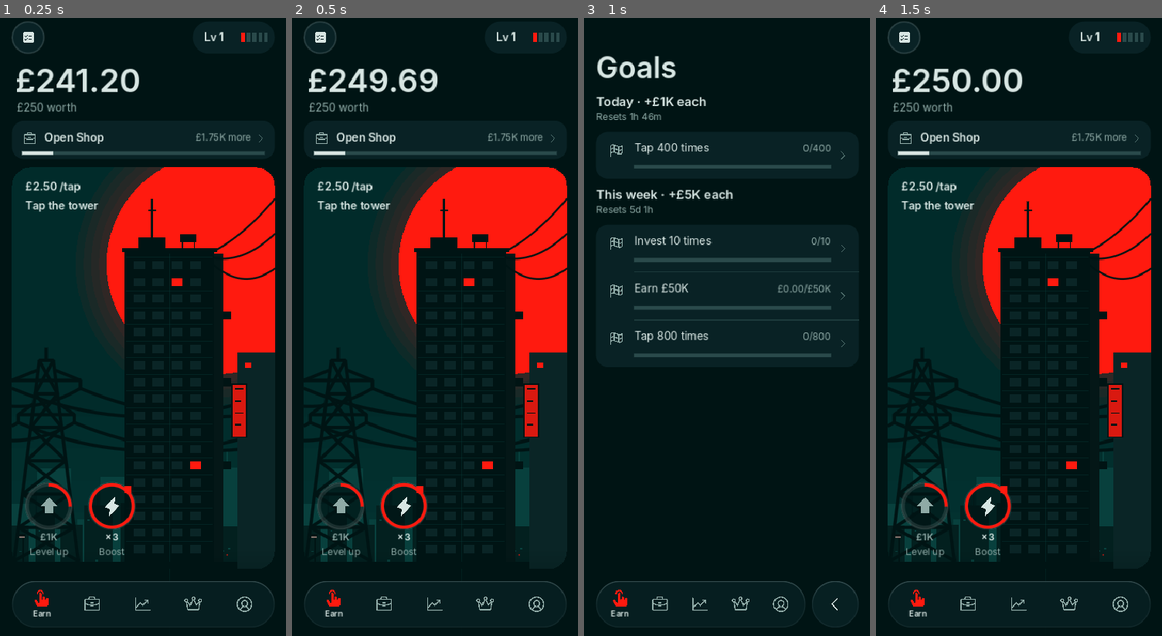
Above: before the commit, frames 1-4 (left to right).
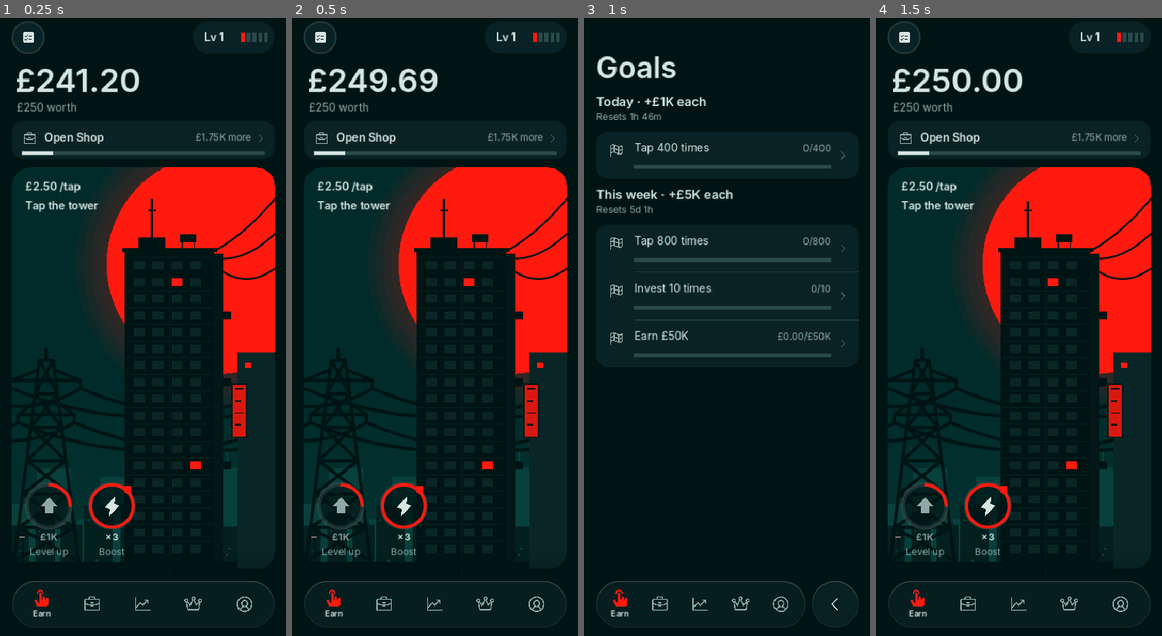
Above: after the commit, the same moments.

Repository: ytjustjosh17-cpu/MCG
Game: Godot game, scene res://scenes/main.tscn
Two runs of this game, one before a commit and one after it. Both use one fixed random seed, a clock stepped at 60 frames per second and the inputs below.
Inputs (mouse positions are in pixels of both pictures, inside the frame that each line leads up to):
- Up to frame 1 (0.25 s): no input
- Up to frame 2 (0.5 s): no input
- Up to frame 3 (1 s): click (612, 36) at 0.5 s
- Up to frame 4 (1.5 s): click "Tap 400 times" at 1.25 s

Frames 1-2 are identical in both runs. In frame 3, 1.1% of the frame differs, in the area x 17-87%, y 35-53%; in frame 4, nothing differs.

Commit message:
Crypto mining, three new coins, mining news, fairer coin market (save v9)
- Mining: buy rigs for any coin; they mine it all the time, even while
  away (up to 8 h). Rig prices climb x1.3 across all coins, 40 max.
  All mining together pays at most 8% of income. Coin page has a Mine card.
- New coins Volt, Quartz and Halo (added at the end; old saves get prices
  and a back history for them).
- Mining news can speed a coin's mining up or slow it down for a few days.
- New market test (CI runs it): returns after crash news, pump news and
  big dips vs normal. It caught a 12% bounce after dips caused by coins'
  pull back to a home price; that pull is gone and coins move a bit calmer.
- A reset keeps the live market, so reset then restore can't re-roll prices.
- Trader bots: news -£230M, hold -£748M, dip +£497M by day 30 (tiny next
  to net worth, no faster). Robot seeds 7/99: 25% day 8.9, 50% day
  19.3/20.5, 90% day 40.8/40.3. First milestone moved to 5 units.

Co-Authored-By: Claude Opus 5.5 <noreply@anthropic.com>
Claude-Session: https://claude.ai/code/session_01G43aEuqkjUy83khniNYyKE

Diff:
--- a/game/scripts/asset_detail.gd
+++ b/game/scripts/asset_detail.gd
@@ -21,6 +21,10 @@
 var _stake_info: Label
 var _stake_btn: Button
 var _unstake_btn: Button
+var _rigs_l: Label
+var _mine_l: Label
+var _rig_btn: Button
+var _mine_note: Label
 var _hi: Label
 var _lo: Label
 var _news_box: VBoxContainer
@@ -119,6 +123,17 @@
 		sh.add_child(_unstake_btn)
 		_stake_btn = button("Lock", false, _on_stake)
 		sh.add_child(_stake_btn)
+		# Mining: rigs that mine this coin all the time, even while away (up to 8 h).
+		section("Mine")
+		_mine_note = UI.label("", 13, UI.SUB)
+		_mine_note.autowrap_mode = TextServer.AUTOWRAP_WORD_SMART
+		body.add_child(_mine_note)
+		var mc := card()
+		_rigs_l = _line(mc, "Rigs")
+		separator(mc)
+		_mine_l = _line(mc, "Mines")
+		_rig_btn = button("Buy rig", true, _on_rig)
+		body.add_child(_rig_btn)
 	else:
 		section("Stats")
 		var st := card()
@@ -228,6 +243,23 @@
 		Page.set_enabled(_unstake_btn, locked > 0.0 and left <= 0.0, false)
 		_stake_btn.modulate.a = 1.0 if free > 0.0 else 0.4
 		_unstake_btn.modulate.a = 1.0 if locked > 0.0 and left <= 0.0 else 0.4
+		var nr := Game.rig_count(sym)
+		_rigs_l.text = "%d  (%d / %d in all)" % [nr, Game.rigs_total(), Data.RIG_MAX]
+		var mph := Game.mine_per_hour(sym)
+		_mine_l.text = ("%s %s /h · %s" % [qty_text(mph), sym, Game.money_short(mph * Game.price(sym))]) if nr > 0 else "Nothing yet"
+		var eff := float(Game.mine_eff.get(sym, 1.0))
+		var notes: Array = ["Mined coins land in your wallet, even while away (up to 8 h)."]
+		if absf(eff - 1.0) > 0.02:
+			notes.append("Mining speed ×%.2f from news." % eff)
+		if Game.mining_capped():
+			notes.append("All mining is capped at %d%% of your income." % int(Data.MINE_CAP * 100.0))
+		_mine_note.text = " ".join(notes)
+		if Game.rigs_total() >= Data.RIG_MAX:
+			_rig_btn.text = "All rigs bought"
+			Page.set_enabled(_rig_btn, false)
+		else:
+			_rig_btn.text = "Buy rig · " + Game.money_short(Game.rig_price())
+			Page.set_enabled(_rig_btn, Game.cash >= Game.rig_price())
 	Page.set_enabled(_sell, free > 0.0, false)
 	_sell.modulate.a = 1.0 if free > 0.0 else 0.4
 	var news_n := int(Game.counters.get("news_total", 0))
@@ -315,6 +347,19 @@
 	Kit.sheet("Lock " + sym, "Earns %.2f%% a day.\nLocked 24 h." % (Game.stake_rate(sym) * 2400.0), actions)
 
 
+func _on_rig() -> void:
+	if Game.buy_rig(sym):
+		Kit.haptic("success")
+		Motion.pop(_rigs_l, 1.1)
+		Kit.toast("Rig mining %s" % sym, true)
+		Game.flush_changes()
+	else:
+		Kit.haptic("error")
+		Motion.shake(_rig_btn)
+		if Game.rigs_total() < Data.RIG_MAX:
+			Kit.toast("Need %s more" % Game.money_short(Game.rig_price() - Game.cash))
+
+
 func _on_unstake() -> void:
 	if Game.unstake(sym):
 		Kit.haptic("success")
--- a/game/scripts/data.gd
+++ b/game/scripts/data.gd
@@ -100,8 +100,20 @@
 	["TDE", "Tide", 9.12, 0.015, 0.0006], ["EMB", "Ember", 0.0042, 0.03, 0.0015],
 	["NVA", "Nova", 1.84, 0.02, 0.001], ["PBL", "Pebble", 0.31, 0.022, 0.001],
 	["GLT", "Glint", 640.0, 0.012, 0.0005], ["DRF", "Drift", 0.0009, 0.035, 0.002],
+	# 1.1: new coins go at the end so old saves line up.
+	["VLT", "Volt", 12.4, 0.02, 0.0009], ["QRT", "Quartz", 0.56, 0.024, 0.0011],
+	["HLO", "Halo", 88.0, 0.014, 0.0006],
 ]
 const STAKE_LOCK_H := 24.0
+# Mining (1.1): buy rigs for a coin; they mine that coin all the time.
+# Rig prices climb across ALL coins (spreading out doesn't dodge it).
+const RIG_BASE := 25000.0
+const RIG_GROWTH := 1.3
+const RIG_MAX := 40              # rigs in total
+const MINE_YIELD := 0.018        # a rig mines 1.8% of its price per hour, at the coin's base price
+const MINE_CAP := 0.08           # all mining together pays at most 8% of hourly income
+const NEWS_MINE_UP := ["%s network upgrade speeds up mining", "Cheap power boosts %s miners"]
+const NEWS_MINE_DOWN := ["%s halving cuts mining rewards", "%s miners hit by power costs"]
 
 # ---- market news ---------------------------------------------------------
 const NEWS_STOCK_UP := ["%s wins a big contract", "%s profits beat forecasts", "%s reports record sales", "%s expands overseas"]
@@ -151,7 +163,7 @@
 # ---- managers ------------------------------------------------------------
 # ---- milestones and synergies (v1.1) ----------------------------------------
 # Owning this many units of one company multiplies its income (they stack).
-const MILESTONES := [[10, 1.1], [25, 1.15], [50, 1.25]]
+const MILESTONES := [[5, 1.1], [25, 1.15], [50, 1.25]]
 # One-off upgrades: when one company reaches a stage, it can boost another.
 # id, name, source company, source stage, target company, income multiplier, cost
 const SYNERGIES := [
--- a/game/scripts/game_state.gd
+++ b/game/scripts/game_state.gd
@@ -16,7 +16,7 @@
 const SAVE_PATH := "user://save.json"
 const SAVE_TMP := "user://save.json.tmp"
 const SAVE_BAK := "user://save.json.bak"
-const SAVE_VERSION := 8
+const SAVE_VERSION := 9
 const CHANGE_EVERY_S := 0.1
 const BOOST_MULT := 3.0
 const BOOST_LEN_S := 60.0
@@ -59,6 +59,8 @@
 var items := {}        # "col:index" -> true
 var mergers := {}      # id -> true
 var synergies := {}    # id -> true (v8)
+var rigs := {}         # coin -> {n: rigs, hash: cash paid for them} (v9)
+var mine_eff := {}     # coin -> mining speed from news, 1.0 = normal (v9)
 var achieved := {}     # id -> true
 var counters := {}     # name -> number
 var daily := {}        # {day, tasks: [{id, text, goal, progress, reward, done}]}
@@ -92,6 +94,7 @@
 var last_sun := ""        # "cash", "frenzy" or "rush"
 var last_tap_crit := false
 var _tap_rng := RandomNumberGenerator.new()   # own stream, so markets stay on their seed
+var _news_rng := RandomNumberGenerator.new()  # mining news, likewise
 
 # ---- runtime -------------------------------------------------------------
 var sim_time := -1.0   # set by the pacing simulator
@@ -113,6 +116,7 @@
 func _ready() -> void:
 	process_mode = Node.PROCESS_MODE_ALWAYS
 	_tap_rng.randomize()
+	_news_rng.randomize()
 	_achievements = _build_achievements()
 	load_game()
 
@@ -754,6 +758,77 @@
 		v += stake_earn_per_hour(sym)
 	return v
 
+# ---- mining ----------------------------------------------------------------
+
+func rigs_total() -> int:
+	var n := 0
+	for k in rigs.keys():
+		n += int(rigs[k].get("n", 0))
+	return n
+
+
+func rig_price() -> float:
+	## The next rig, for any coin. Climbs with every rig you own.
+	return Data.RIG_BASE * pow(Data.RIG_GROWTH, rigs_total())
+
+
+func rig_count(sym: String) -> int:
+	return int(rigs.get(sym, {}).get("n", 0))
+
+
+func buy_rig(sym: String) -> bool:
+	if _coin(sym).is_empty() or rigs_total() >= Data.RIG_MAX:
+		return false
+	var p := rig_price()
+	if cash < p:
+		return false
+	cash -= p
+	var r: Dictionary = rigs.get(sym, {"n": 0, "hash": 0.0})
+	r["n"] = int(r["n"]) + 1
+	r["hash"] = float(r["hash"]) + p
+	rigs[sym] = r
+	if not coins.has(sym):
+		coins[sym] = {"qty": 0.0, "cost": 0.0}
+	_bump("rigs_bought")
+	GameLog.info("invest", "Mining rig for %s (%s)" % [sym, money(p)])
+	recalc()
+	return true
+
+
+func _mine_raw(sym: String) -> float:
+	## Coins per hour before the cap.
+	var c := _coin(sym)
+	if c.is_empty() or not rigs.has(sym):
+		return 0.0
+	return float(rigs[sym].get("hash", 0.0)) * Data.MINE_YIELD * float(mine_eff.get(sym, 1.0)) / float(c[2])
+
+
+func _mine_scale() -> float:
+	## Mining pays at most MINE_CAP of hourly income across all coins together.
+	var raw := 0.0
+	for k in rigs.keys():
+		raw += _mine_raw(k) * price(k)
+	if raw <= 0.0:
+		return 1.0
+	return minf(1.0, maxf(income_per_hour, 1000.0) * Data.MINE_CAP / raw)
+
+
+func mine_per_hour(sym: String) -> float:
+	## Coins this coin's rigs mine per hour, after the cap.
+	return _mine_raw(sym) * _mine_scale()
+
+
+func mining_value_per_hour() -> float:
+	var v := 0.0
+	for k in rigs.keys():
+		v += mine_per_hour(k) * price(k)
+	return v
+
+
+func mining_capped() -> bool:
+	return _mine_scale() < 0.999
+
+
 func avg_price(book: Dictionary, sym: String) -> float:
 	if not book.has(sym):
 		return 0.0
@@ -887,15 +962,17 @@
 		# Coins wander in boom and bust phases that change every few hours.
 		if not trends.has(sym) or randf() < m / 180.0:
 			trends[sym] = randfn(0.0, 0.0002)
-		var f_log := float(fair_log.get(sym, log(float(c[2])))) + float(trends[sym]) * m + randfn(0.0, float(c[3]) * 0.3 * sqrt(m))
-		# Only a very slow pull home (weeks), and hard limits so a coin can't
-		# run off to nothing or to the moon.
+		var f_log := float(fair_log.get(sym, log(float(c[2])))) + float(trends[sym]) * m + randfn(0.0, float(c[3]) * 0.2 * sqrt(m))
+		# No pull back home (1.1): any pull made dips bounce, which the market
+		# test caught. Coins wander freely within wide limits (x20 either way).
 		var anchor := log(float(c[2])) + float(coin_shift.get(sym, 0.0))
-		f_log = lerpf(f_log, anchor, 0.00002 * m)
 		fair_log[sym] = clampf(f_log, anchor - 3.0, anchor + 3.0)
 		coin_shift[sym] = float(coin_shift.get(sym, 0.0)) * pow(0.99995, m)
 		var fair := exp(float(fair_log[sym]))
 		_step(sym, fair, follow, float(c[3]) * 0.03 * sqrt(m))
+	for k in mine_eff.keys():
+		# Mining news wears off over about two days.
+		mine_eff[k] = 1.0 + (float(mine_eff[k]) - 1.0) * pow(0.9995, m)
 	if randf() < m / Data.NEWS_EVERY_MIN:
 		_news_event()
 
@@ -978,6 +1055,17 @@
 				prices[st[0]] = price(st[0]) * f
 		var tmpl: Array = Data.NEWS_SECTOR_UP if up else Data.NEWS_SECTOR_DOWN
 		item = {"text": tmpl[randi() % tmpl.size()] % sec, "sym": sec}
+	elif r < 0.85 and not rigs.is_empty() and _news_rng.randf() < 0.5:
+		# Mining news: a coin's mining speeds up or slows down for a while.
+		var keys := rigs.keys()
+		var ms: String = keys[_news_rng.randi() % keys.size()]
+		var mup := _news_rng.randf() < 0.5
+		var eff := float(mine_eff.get(ms, 1.0)) * (1.5 if mup else 0.5)
+		mine_eff[ms] = clampf(eff, 0.25, 2.0)
+		f = 1.0
+		sym = ms
+		var mt: Array = Data.NEWS_MINE_UP if mup else Data.NEWS_MINE_DOWN
+		item = {"text": mt[_news_rng.randi() % mt.size()] % _coin(ms)[1], "sym": ms, "mine": mup}
 	else:
 		var c: Array = Data.COINS[randi() % Data.COINS.size()]
 		var up := randf() < 0.5
@@ -1027,6 +1115,23 @@
 		_quiet = false
 		news.clear()
 		_end_on(saved)
+	# A coin or share added in an update gets its own believable back history,
+	# so its charts aren't empty on an old save.
+	var rng := RandomNumberGenerator.new()
+	rng.seed = 909
+	for list in [Data.STOCKS, Data.COINS]:
+		for a in list:
+			var sym: String = a[0]
+			if hist_h.has(sym) and not (hist_h[sym] as Array).is_empty():
+				continue
+			var vol: float = float(a[3]) * 0.2 if list == Data.COINS else 0.006
+			for spec in [[price_hist, MARKET_HIST, 1.0], [hist_q, HIST_Q, 15.0], [hist_h, HIST_H, 60.0]]:
+				var arr: Array = []
+				var lp := log(price(sym))
+				for i in int(spec[1]):
+					arr.push_front(_sig(exp(lp)))
+					lp += rng.randfn(0.0, vol * sqrt(float(spec[2])))
+				(spec[0] as Dictionary)[sym] = arr
 
 
 func _end_on(saved: Dictionary) -> void:
@@ -1865,6 +1970,7 @@
 	ibost_until = keep_ib
 	var gained := base * capped / 3600.0 + biz_base * ib_part / 3600.0
 	var exp0 := int(counters.get("expansions", 0))
+	var mined0 := float(counters.get("mined_value", 0.0))
 	var pay0 := payouts.size()
 	advance(s, false)
 	recalc()
@@ -1878,6 +1984,9 @@
 		away_notes.append("%d expansion%s done" % [done, "" if done == 1 else "s"])
 	if pay0 > payouts.size():
 		away_notes.append("Rush orders paid")
+	var mined := float(counters.get("mined_value", 0.0)) - mined0
+	if mined >= 1.0:
+		away_notes.append("Mined %s of crypto" % money_short(mined))
 	if s > Data.OFFLINE_CAP_H * 3600.0:
 		away_notes.append("Capped at %d h" % int(Data.OFFLINE_CAP_H))
 	away_unseen = s >= 600.0 and away_earned >= 1.0
@@ -1901,7 +2010,14 @@
 
 
 func _accrue(dt: float) -> void:
-	## Dividends earned so far and staking rewards (paid in coins).
+	## Dividends earned so far, staking rewards and mining (both paid in coins).
+	for sym in rigs.keys():
+		var got := mine_per_hour(sym) * dt / 3600.0
+		if got > 0.0:
+			if not coins.has(sym):
+				coins[sym] = {"qty": 0.0, "cost": 0.0}
+			coins[sym]["qty"] = holding(coins, sym) + got
+			counters["mined_value"] = float(counters.get("mined_value", 0.0)) + got * price(sym)
 	counters["dividends_earned"] = float(counters.get("dividends_earned", 0.0)) + dividends_per_hour() * dt / 3600.0
 	for sym in coins.keys():
 		var st := staked(sym)
@@ -1939,7 +2055,7 @@
 		"ibost_until": ibost_until, "ibost_ready_at": ibost_ready_at,
 		"biz": biz, "shares": shares, "coins": coins, "prices": prices, "price_hist": price_hist,
 		"hist_q": hist_q, "hist_h": hist_h, "moods": moods, "coin_shift": coin_shift, "trends": trends, "fair_log": fair_log, "news": news,
-		"props": props, "items": items, "mergers": mergers, "synergies": synergies, "achieved": achieved, "home": home,
+		"props": props, "items": items, "mergers": mergers, "synergies": synergies, "rigs": rigs, "mine_eff": mine_eff, "achieved": achieved, "home": home,
 		"counters": counters, "daily": daily, "weekly": weekly, "history": history,
 		"deal_wait": deal_wait, "payouts": payouts, "deal": deal,
 		"ui": ui, "streak": streak, "streak_day": streak_day,
@@ -2070,6 +2186,12 @@
 		# are worked out from what you already own, so old saves get them at once.
 		d["synergies"] = d.get("synergies", {})
 		v = 8
+	if v < 9:
+		# v9 (1.1) adds crypto mining. New coins get their price on load
+		# (_init_market fills any coin the save doesn't have).
+		d["rigs"] = d.get("rigs", {})
+		d["mine_eff"] = d.get("mine_eff", {})
+		v = 9
 	d["version"] = v
 	return d
 
@@ -2104,6 +2226,8 @@
 	items = {}
 	mergers = {}
 	synergies = {}
+	rigs = {}
+	mine_eff = {}
 	achieved = {}
 	counters = {}
 	daily = {}
@@ -2163,6 +2287,8 @@
 	home = clampi(int(d.get("home", 0)), 0, Data.HOMES.size() - 1)
 	mergers = d.get("mergers", {})
 	synergies = d.get("synergies", {})
+	rigs = d.get("rigs", {})
+	mine_eff = d.get("mine_eff", {})
 	achieved = d.get("achieved", {})
 	counters = d.get("counters", {})
 	daily = d.get("daily", {})
@@ -2192,7 +2318,23 @@
 
 func reset_game() -> void:
 	GameLog.info("game", "Progress reset")
+	# The market is the world, not your save: it carries on through a reset,
+	# so resetting and then restoring a backup can't re-roll prices.
+	var keep := {}
+	for k in ["prices", "price_hist", "hist_q", "hist_h", "moods", "coin_shift", "trends", "fair_log", "news"]:
+		keep[k] = to_dict()[k]
+	var ticks := float(counters.get("market_ticks", 0))
 	_reset_state()
+	prices = keep["prices"]
+	price_hist = keep["price_hist"]
+	hist_q = keep["hist_q"]
+	hist_h = keep["hist_h"]
+	moods = keep["moods"]
+	coin_shift = keep["coin_shift"]
+	trends = keep["trends"]
+	fair_log = keep["fair_log"]
+	news = keep["news"]
+	counters["market_ticks"] = ticks
 	_init_market()
 	recalc()
 	_record_history()
--- a/game/scripts/ui.gd
+++ b/game/scripts/ui.gd
@@ -27,7 +27,8 @@
 	"Industry": Color("#AEB7B8"),
 }
 const COIN_COL := [Color("#D9A75E"), Color("#82BDB2"), Color("#B8A58E"), Color("#D6CCB2"), Color("#9DC3DF"),
-	Color("#E39573"), Color("#C9B6D9"), Color("#A9D3C6"), Color("#E3CB84"), Color("#A8D8E6")]
+	Color("#E39573"), Color("#C9B6D9"), Color("#A9D3C6"), Color("#E3CB84"), Color("#A8D8E6"),
+	Color("#BFD99A"), Color("#D9B3A6"), Color("#9FB8D9")]
 
 # Type: Switzer for text, Tanker for big numbers and titles (both from
 # Fontshare, ITF Free Font License). They can't be stored in this public repo,
--- /dev/null
+++ b/game/tests/market_test.gd
@@ -0,0 +1,97 @@
+extends SceneTree
+## Market fairness: after crash news, pump news or a big dip, prices should not
+## reliably bounce (that would let trading beat owning companies).
+## Runs the market minute by minute for DAYS days on three seeds and compares
+## the average return after each event with the plain average return.
+## Usage: $G --headless --path . -s res://tests/market_test.gd [-- days]
+
+const HORIZONS := [360, 1440, 4320]   # 6 h, 24 h, 72 h in minutes
+const LIMITS := [0.03, 0.05, 0.08]    # largest allowed edge in log return
+
+var fails := 0
+
+
+func _ok(c: bool, what: String) -> void:
+	print(("PASS  " if c else "FAIL  ") + what)
+	if not c:
+		fails += 1
+
+
+func _initialize() -> void:
+	_run.call_deferred()
+
+
+func _run() -> void:
+	await process_frame
+	var g = root.get_node("Game")
+	var days := 20
+	var args := OS.get_cmdline_user_args()
+	if args.size() > 0:
+		days = int(args[0])
+	var minutes := days * 1440
+	var syms: Array = []
+	for c in Data.COINS:
+		syms.append(c[0])
+	for s in Data.STOCKS:
+		syms.append(s[0])
+	var sums := {}   # kind -> [n, sum per horizon...]
+	for kind in ["plain", "crash", "pump", "dip"]:
+		sums[kind] = [0, 0.0, 0.0, 0.0]
+	for sd in [11, 22, 33]:
+		seed(sd)
+		g.sim_time = 1.7e9
+		g.reset_game()
+		g._quiet = true
+		var hist := {}
+		for s in syms:
+			hist[s] = PackedFloat32Array()
+		var events: Array = []   # [minute, sym, kind]
+		var news_n := int(g.counters.get("news_total", 0))
+		for t in minutes:
+			g.sim_time += 60.0
+			g._market_tick()
+			for s in syms:
+				hist[s].append(log(maxf(g.price(s), 1e-12)))
+			var n2 := int(g.counters.get("news_total", 0))
+			if n2 != news_n:
+				news_n = n2
+				var it: Dictionary = g.news.back()
+				var sy: String = it.get("sym", "")
+				if hist.has(sy) and absf(float(it.get("pct", 0.0))) > 0.5:
+					events.append([t, sy, "pump" if float(it["pct"]) > 0.0 else "crash"])
+		g._quiet = false
+		# Plain returns (every hour), and dips (price under half its base).
+		for s in syms:
+			var base := 0.0
+			for c in Data.COINS:
+				if c[0] == s:
+					base = log(float(c[2]))
+			var h: PackedFloat32Array = hist[s]
+			var last_dip := -100000
+			for t in range(0, minutes - HORIZONS[2], 60):
+				_add(sums["plain"], h, t)
+				if base != 0.0 and h[t] < base - log(2.0) and t - last_dip > 1440:
+					_add(sums["dip"], h, t)
+					last_dip = t
+		for e in events:
+			if int(e[0]) + HORIZONS[2] < minutes:
+				_add(sums[e[2]], hist[e[1]], int(e[0]))
+	g.sim_time = -1.0
+	g.reset_game()
+	var plain: Array = sums["plain"]
+	for kind in ["crash", "pump", "dip"]:
+		var k: Array = sums[kind]
+		if int(k[0]) < 10:
+			print("SKIP  %s: only %d cases" % [kind, int(k[0])])
+			continue
+		for i in 3:
+			var edge: float = k[i + 1] / float(k[0]) - plain[i + 1] / float(plain[0])
+			_ok(absf(edge) < LIMITS[i], "after %s, %d h return differs from normal by %+.1f%% (%d cases, limit %.0f%%)" % [kind, HORIZONS[i] / 60, edge * 100.0, int(k[0]), LIMITS[i] * 100.0])
+	print("Failures: ", fails)
+	quit(1 if fails > 0 else 0)
+
+
+func _add(acc: Array, h: PackedFloat32Array, t: int) -> void:
+	acc[0] = int(acc[0]) + 1
+	for i in 3:
+		acc[i + 1] = float(acc[i + 1]) + (h[t + HORIZONS[i]] - h[t])
--- a/game/tests/pacing_sim.gd
+++ b/game/tests/pacing_sim.gd
@@ -113,6 +113,10 @@
 		for m in Data.MERGERS:
 			if not g.mergers.has(m["id"]) and g.merger_ready(m) and g.cash >= m["cost"]:
 				g.merge(m["id"]); bought = true
+		# Mining rigs while mining isn't capped and a rig costs under a tenth of cash.
+		# Mined coins are kept (they count for the Coin Exchange merger).
+		if trader not in ["news", "dip", "hold", "nomine"] and g.rigs_total() < Data.RIG_MAX and not g.mining_capped() and g.rig_price() < g.cash * 0.1 and g.companies() >= 5:
+			g.buy_rig(Data.COINS[g.rigs_total() % Data.COINS.size()][0]); bought = true
 		# Synergies when they pay back within about a day.
 		for sy in Data.SYNERGIES:
 			if g.synergy_ready(sy[0]) and g.cash >= float(sy[6]) and g.biz_income(sy[4]) * (float(sy[5]) - 1.0) * 24.0 >= float(sy[6]):
--- a/game/tests/smoke_test.gd
+++ b/game/tests/smoke_test.gd
@@ -524,9 +524,9 @@
 	game.open_business("food", "Mile Test")
 	_check(is_equal_approx(game.milestone_mult("food"), 1.0), "no milestone with one unit")
 	game.biz["food"]["stage"] = 2
-	game.biz["food"]["units"] = 10
+	game.biz["food"]["units"] = 5
 	game.recalc()
-	_check(is_equal_approx(game.milestone_mult("food"), 1.1), "10 units gives the first milestone")
+	_check(is_equal_approx(game.milestone_mult("food"), 1.1), "5 units gives the first milestone")
 	_check(not game.synergy_ready("delivery") and not game.buy_synergy("delivery"), "a synergy needs its other company first")
 	game.open_business("taxi", "Syn Test")
 	game.biz["taxi"]["stage"] = 3
@@ -573,6 +573,48 @@
 	_check(game.away_earned <= plain_h * 1.02 + 10.0, "Rush never pays while away (%.2f h)" % (game.away_earned / maxf(1.0, plain_h)))
 	game.sim_time = -1.0
 	game.reset_game()
+	# Crypto mining: rig prices climb across all coins, mining pays coins,
+	# is capped, counts only 8 h while away, and a restore pays nothing.
+	game.cash = 1.0e9
+	for mbid in ["shop", "taxi", "shipping"]:
+		game.open_business(mbid, "Mine Test")
+		while game.buy_unit(mbid):
+			pass
+	var rp0: float = game.rig_price()
+	_check(game.buy_rig("KRV") and game.buy_rig("VLT") and absf(game.rig_price() - rp0 * Data.RIG_GROWTH * Data.RIG_GROWTH) < 1.0, "rig prices climb across all coins")
+	game.recalc()
+	var mph: float = game.mine_per_hour("KRV")
+	var kq0: float = game.holding(game.coins, "KRV")
+	game.advance(3600.0)
+	_check(mph > 0.0 and absf(game.holding(game.coins, "KRV") - kq0 - mph) < mph * 0.05 + 1e-9, "a rig mines its coin each hour (%.4f)" % mph)
+	for k in 30:
+		game.cash = 1.0e15
+		game.buy_rig("HLO")
+	game.recalc()
+	_check(game.mining_capped() and game.mining_value_per_hour() <= game.income_per_hour * Data.MINE_CAP * 1.01 + 1.0, "all mining together is capped at 8 percent of income")
+	_check(not game.buy_rig("KRV") or game.rigs_total() <= Data.RIG_MAX, "never more than %d rigs" % Data.RIG_MAX)
+	var mv0: float = float(game.counters.get("mined_value", 0.0))
+	game.sim_time = game.now()
+	game.apply_offline(48.0 * 3600.0)
+	var mined_away: float = float(game.counters.get("mined_value", 0.0)) - mv0
+	_check(mined_away <= game.mining_value_per_hour() * 8.0 * 1.3 + 1.0, "mining away counts at most 8 h (%.1f h)" % (mined_away / maxf(1.0, game.mining_value_per_hour())))
+	var mcode: String = game.backup_code()
+	var mq: float = game.holding(game.coins, "HLO")
+	game.sim_time += 24.0 * 3600.0
+	game.restore_code(mcode)
+	_check(absf(game.holding(game.coins, "HLO") - mq) <= mq * 0.001 + 1e-9, "restoring a backup mines nothing")
+	# Reset then restore can't re-roll the market.
+	var pr0: float = game.price("DRF")
+	var rcode: String = game.backup_code()
+	game.reset_game()
+	_check(absf(game.price("DRF") - pr0) < pr0 * 0.001, "a reset keeps the live market")
+	game.restore_code(rcode)
+	_check(absf(game.price("DRF") - pr0) < pr0 * 0.001 and game.rigs_total() > 0, "reset then restore brings back rigs and keeps prices")
+	for c in Data.COINS:
+		if game.price(c[0]) <= 0.0:
+			_check(false, "coin %s has a price" % c[0])
+	game.sim_time = -1.0
+	game.reset_game()
 	# A real save from version 1.0.31 (save v7) still loads, with nothing lost.
 	var fx := FileAccess.get_file_as_string("res://tests/fixtures/save_v7.json")
 	var fd: Dictionary = JSON.parse_string(fx)
@@ -583,7 +625,8 @@
 	game.load_game()
 	_check(game.biz.size() == 4 and game.props_owned() == 2 and game.staked("KRV") > 0.0 and game.level == 2 and game.taps >= 300, "old v7 save loads with companies, property, staking and level")
 	_check(game.cash >= 1234567.0 and game.shares.size() == 1, "old v7 save keeps cash and shares (%.2f)" % game.cash)
-	_check(int(game.to_dict()["version"]) == game.SAVE_VERSION and game.synergies.is_empty(), "old save is upgraded to the current version")
+	_check(int(game.to_dict()["version"]) == game.SAVE_VERSION and game.synergies.is_empty() and game.rigs.is_empty(), "old save is upgraded to the current version")
+	_check(game.price("VLT") > 0.0 and game.price("HLO") > 0.0 and game.series("QRT", "1D").size() > 0, "old save gets prices and history for the new coins")
 	for ti in 5:
 		main.show_page(ti)
 		await process_frame
Not shown, changed: docs/BALANCE.md
Not shown, changed: docs/TESTING.md
